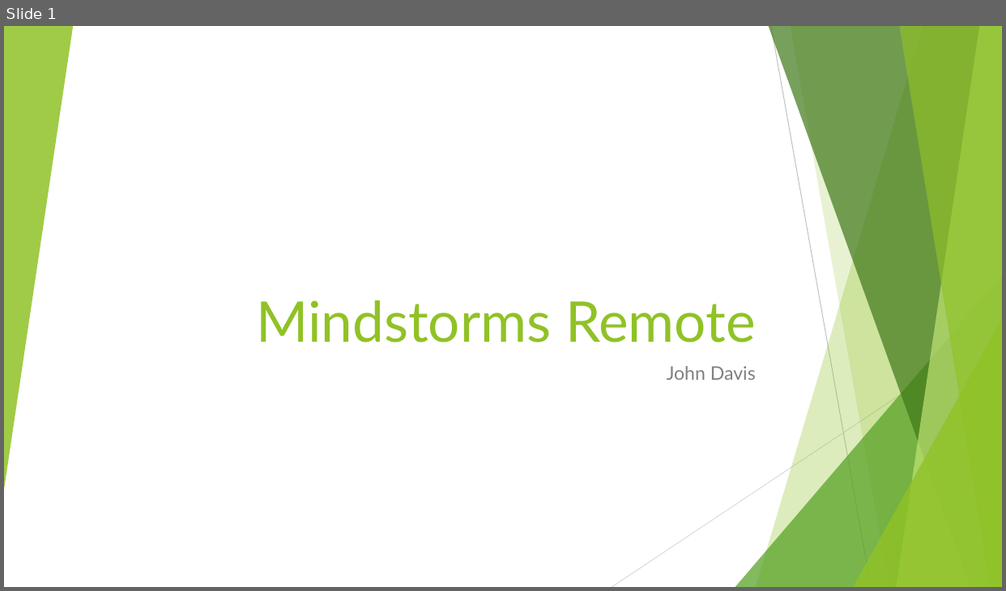
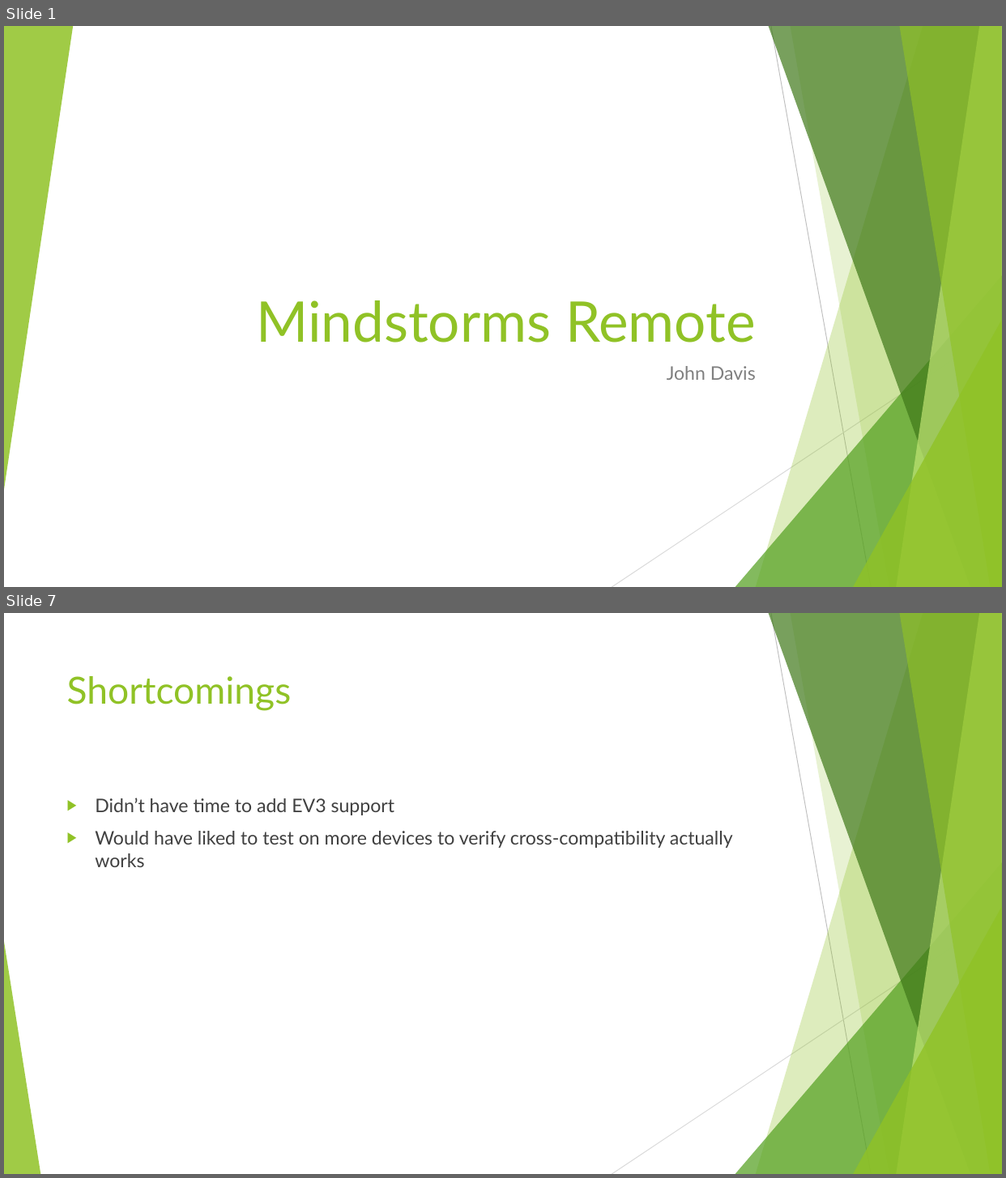
Before and after one commit to Goldfish64/MindstormsRemote, a slide deck: CSC353 presentation.pptx. Shown one above the other, each under a label of ours: slide 1 before the commit, slides 1 and 7 after it; the slides between them are not shown. The pictures are 1006x591 and 1006x1178 pixels, drawn with LibreOffice and Linux fonts; fonts in the diff are those of the drawing. Boxes give left, top, right and bottom in pixels: in the first picture for what was removed or moved away, otherwise in the second. Text is boxed around its words. In the diff, an @@ line names an element or a change of style, - is before the commit and + after.

```diff
--- a/CSC353 presentation.pptx
+++ b/CSC353 presentation.pptx
@@ slide 7 added at box(4, 613, 1002, 1174), background #FFFFFF; not listed: 9 template elements that a slide beside it also shows @@
@@ title added at box(67, 676, 292, 711), 36 pt, text #90C226 @@
+Shortcomings
@@ text added at box(95, 798, 733, 867), 18 pt, text #404040 @@
+▶ Didn’t have time to add EV3 support
+▶ Would have liked to test on more devices to verify cross-compatibility actually works
@@ triangle added at box(4, 942, 40, 1174), fill #90C226 at 85% opacity @@
```
Also in this commit, not shown: 7 other slides added, 13 other files.
